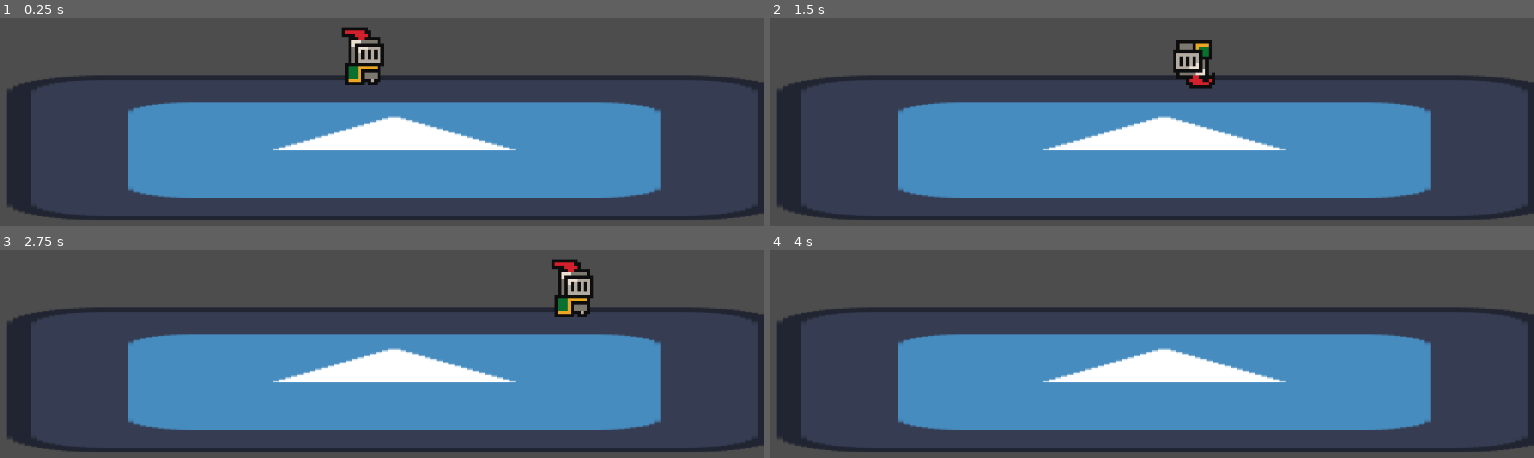
Above: before the commit, frames 1-4 (two rows, left to right).
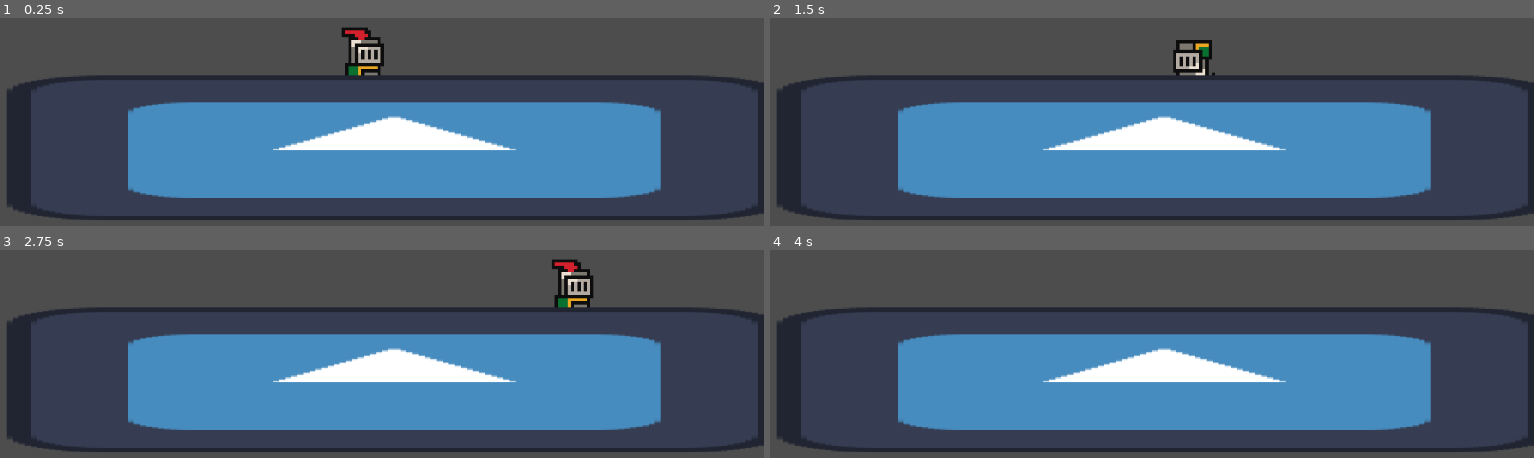
Above: after the commit, the same moments.

Repository: jible/Platform-fighter
Game: Godot game, scene res://scenes/test_scene.tscn
The game is run twice, just before and just after one commit, with the same random seed, the same clock (stepped at 60 frames per second) and the same inputs. The project has no main scene, so this scene is started directly. The engine's default icon, where the game draws it, is replaced by a stand-in: a white triangle on a blue panel in a dark square.
Inputs:
- Up to frame 1 (0.25 s): no input
- Up to frame 2 (1.5 s): tap Enter at 0.5 s; hold D (move_right) from 0.53 s (still down); tap E (attack) at 0.6 s; tap Space (jump) at 0.77 s; tap Shift (dash) at 1.35 s
- Up to frame 3 (2.75 s): tap Space (jump) at 1.52 s; release D (move_right) at 2.03 s; hold A (move_left) from 2.03 s (still down); tap E (attack) at 2.1 s
- Up to frame 4 (4 s): release A (move_left) at 2.78 s; hold D (move_right) from 2.78 s (still down); tap Shift (dash) at 2.85 s; tap Space (jump) at 3.02, 3.77 s; tap E (attack) at 3.6 s

The runs differ from the first frame. In frame 1, 0.2% of the frame differs, in the area x 45-50%, y 27-33%; in frame 2, 0.2%, in the area x 53-59%, y 27-35%; in frame 3, 0.2%; in frame 4, nothing differs.

Commit message:
added hitbox auto turn off

Diff:
--- a/platform-fighter/characters/test_character/states/punch.gd
+++ b/platform-fighter/characters/test_character/states/punch.gd
@@ -2,6 +2,7 @@
 
 
 func on_anim_end():
+	super()
 	if character_body.is_on_floor():
 		state_machine.change_state("Idle")
 	else:
--- a/platform-fighter/characters/test_character/test_character.tscn
+++ b/platform-fighter/characters/test_character/test_character.tscn
@@ -201,7 +201,7 @@
 &"Walk": SubResource("Animation_m32lo")
 }
 
-[node name="BaseCharacter" instance=ExtResource("1_ka262")]
+[node name="TestCharacter" instance=ExtResource("1_ka262")]
 
 [node name="PunchBehavior" type="Node" parent="CharacterBody/BehaviorManager" index="3" node_paths=PackedStringArray("base_character", "state_machine")]
 script = ExtResource("2_ka262")
--- a/platform-fighter/components/for_characters/base_character.gd
+++ b/platform-fighter/components/for_characters/base_character.gd
@@ -22,3 +22,7 @@
 that do not exist on the player. Any managers or stages or
 other info about the scene the player is in is grabbed through this.
 """
+
+func get_references():
+	pass
+	play_scene_manager = get_parent().get_parernt()
--- a/platform-fighter/components/for_characters/default_states/dash.gd
+++ b/platform-fighter/components/for_characters/default_states/dash.gd
@@ -14,6 +14,7 @@
 	pass
 
 func on_anim_end():
+	super()
 	if character_body.is_on_floor():
 		state_machine.change_state("Idle")
 	else:
--- a/platform-fighter/components/for_characters/state_helpers/character_state.gd
+++ b/platform-fighter/components/for_characters/state_helpers/character_state.gd
@@ -31,4 +31,7 @@
 	pass
 
 func on_anim_end():
+	for hitbox in get_children(true):
+		if hitbox is Hitbox or hitbox is HitboxCluster:
+			hitbox.turn_off()
 	pass
--- a/platform-fighter/scenes/play_scene.tscn
+++ b/platform-fighter/scenes/play_scene.tscn
@@ -13,3 +13,5 @@
 
 [node name="InputManager" type="Node" parent="."]
 script = ExtResource("1_m1edv")
+
+[node name="CharacterHolder" type="Node2D" parent="."]
--- a/platform-fighter/scenes/test_scene.tscn
+++ b/platform-fighter/scenes/test_scene.tscn
@@ -16,6 +16,8 @@
 script = ExtResource("1_nd71p")
 
 [node name="PlayScene" parent="." instance=ExtResource("3_qjeyg")]
+
+[node name="BaseCharacter" parent="PlayScene/CharacterHolder" index="0" instance=ExtResource("5_qjeyg")]
 
 [node name="stage" type="StaticBody2D" parent="PlayScene"]
 position = Vector2(0, 108.765)
@@ -41,4 +43,4 @@
 position = Vector2(1040, -355)
 shape = SubResource("CircleShape2D_qjeyg")
 
-[node name="BaseCharacter" parent="PlayScene" instance=ExtResource("5_qjeyg")]
+[editable path="PlayScene"]
